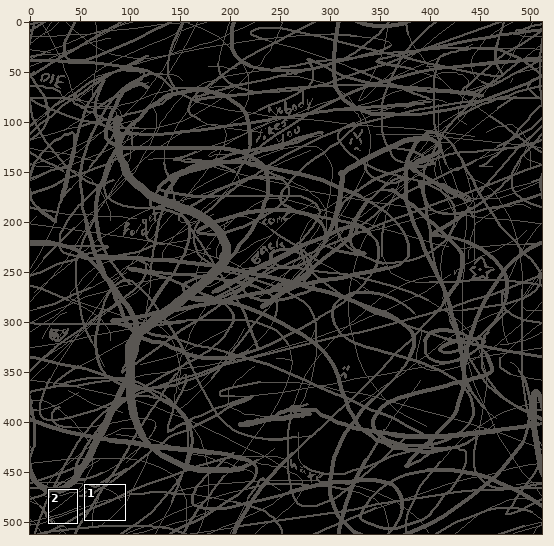
Edited in one commit: pixel-art file (Assets/Sprites/Background/brainBackground.aseprite). The picture above shows the old version from afar; the outline marks the close-up.
Close-up. The starting point:
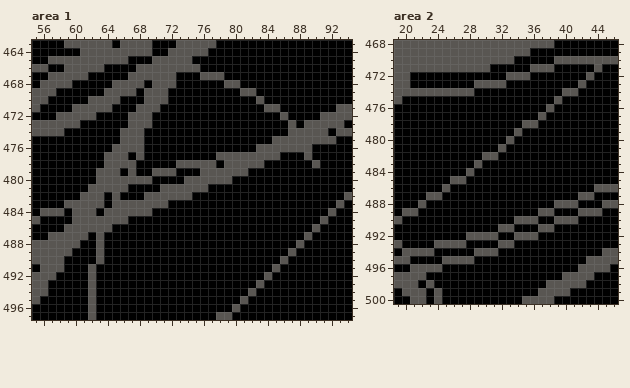
512x512 pixels, 1 frame. Shown: area 1: x 55..94, y 463..497; area 2: x 19..46, y 468..500. The commit also changed other parts of the picture, which this record leaves out.
After:
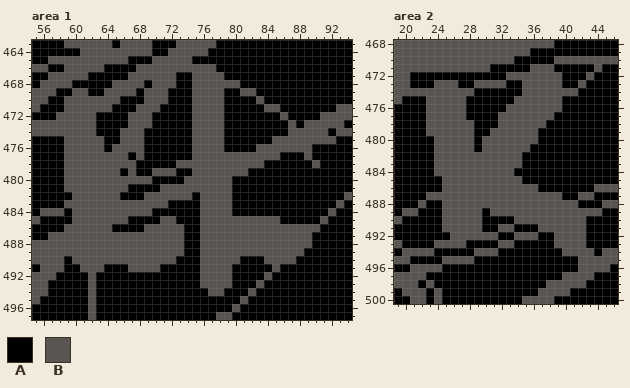
Palette (. is transparent): A #000000  B #595652
Difference:
--- area 1, layer "Emission Map"
@@ x 55..94 @@
 465 AABBBBBBBBBBAAABBBBBAAAAAAAAAAAAAAAAAAAA
-466 BBAABBBBBAAAABBBBBBBBAAAAAAAAAAAAAAAAAAA
-467 AABBBBBAAAAABBBBBBAAABBBAAAAAAAAAAAAAAAA
-468 ABBBBAAAAABBBBABBBAAAAAABBAAAAAAAAAAAAAA
-469 BBBAAAAAABBBBABBBAAAAAAAAABBAAAAAAAAAAAA
-470 BBAAAAABBBBAAABBBAAAAAAAAAAABAAAAAAAAAAA
-471 BAAAABBBBBAAABBBAAAAAAAAAAAAABBAAAAAAABB
-472 AAABBBBBAAAABBBAAAAAAAAAAAAAAAABAAAABBBB
-473 BBBBBBAAAAAABBBAAAAAAAAAAAAAAAAABABBBBBA
-474 BBBBAAAAAAABBBAAAAAAAAAAAAAAAAAABBBBBABB
-475 AAAAAAAAAAABBBAAAAAAAAAAAAAAAABBBBBBBBAA
-476 AAAAAAAAAABBBBAAAAAAAAAAAAAABBBBBBBAAAAA
-477 AAAAAAAAABBBABAAAAAAAAABBBBBBBBAAABAAAAA
-478 AAAAAAAAABBBBAAAAABBBBBABBBBBAAAAAABAAAA
-479 AAAAAAAABBBABAABBBAAABBBBBBAAAAAAAAAAAAA
-480 AAAAAAAABBBBBBBAAAABBBBBBAAAAAAAAAAAAAAA
-481 AAAAAAABBBBBAAAABBBBBBAAAAAAAAAAAAAAAAAA
-482 AAAAAABBBABAAABBBBBBAAAAAAAAAAAAAAAAAAAB
-483 AAAABBBBBABBBBBBBAAAAAAAAAAAAAAAAAAAAABA
-484 ABBBABBBABBBBBBAAAAAAAAAAAAAAAAAAAAAABAA
-485 BAAAABBBBBBBAAAAAAAAAAAAAAAAAAAAAAAABAAA
-486 AAAABBBBBBAAAAAAAAAAAAAAAAAAAAAAAAABAAAA
-487 AABBBBBABAAAAAAAAAAAAAAAAAAAAAAAAABAAAAA
-488 BBBBBBAABAAAAAAAAAAAAAAAAAAAAAAAABAAAAAA
-489 BBBBBAAABAAAAAAAAAAAAAAAAAAAAAAABAAAAAAA
-490 BBBBAAAABAAAAAAAAAAAAAAAAAAAAAABAAAAAAAA
-491 ABBBAAABAAAAAAAAAAAAAAAAAAAAAABAAAAAAAAA
-492 BBBAAAABAAAAAAAAAAAAAAAAAAAAABAAAAAAAAAA
-493 BBAAAAABAAAAAAAAAAAAAAAAAAAABAAAAAAAAAAA
-494 BBAAAAABAAAAAAAAAAAAAAAAAAABAAAAAAAAAAAA
+466 BBAABBBBBAAAABBBBBBBBBBAAAAAAAAAAAAAAAAA
+467 AABBBBBAAAAABBBBBBAABBBBAAAAAAAAAAAAAAAA
+468 ABBBBAAAAABBBBABBBAABBBBBBAAAAAAAAAAAAAA
+469 BBBAABBAABBBBABBBAAABBBBAABBAAAAAAAAAAAA
+470 BBAABBBBBBBAAABBBAAABBBBAAAABAAAAAAAAAAA
+471 BAAABBBBBBAAABBBAAAABBBBAAAAABBAAAAAAABB
+472 AAABBBBBAAAABBBAAAAABBBBAAAAAAABAAAABBBB
+473 BBBBBBBBAAAABBBAAAAABBBBAAAAAAAABABBBBBA
+474 BBBBBBBBAAABBBAAAAAABBBBAAAAAAAABBBBBABB
+475 AAAABBBBBAABBBAAAAAABBBBAAAAAABBBBBBBBAA
+476 AAAABBBBBABBBBAAAAAABBBBAAAABBBBBBBAAAAA
+477 AAAABBBBBBBBABAAAAAABBBBBBBBBBBAAABAAAAA
+478 AAAABBBBBBBBBAAAAABBBBBBBBBBBAAAAAABAAAA
+479 AAAABBBBBBBABAABBBAABBBBBBBAAAAAAAAAAAAA
+480 AAAABBBBBBBBBBBAAAABBBBBBAAAAAAAAAAAAAAA
+481 AAAABBBBBBBBAAAABBBBBBBBBAAAAAAAAAAAAAAA
+482 AAAAABBBBBBAAABBBBBBABBBBAAAAAAAAAAAAAAB
+483 AAAABBBBBBBBBBBBBAAAABBBBAAAAAAAAAAAAABA
+484 ABBBABBBBBBBBBBAAAAAABBBBAAAAAAAAAAAABAA
+485 BAAAABBBBBBBAAAABBAAABBBBBBBBBBAAAAABAAA
+486 AAAABBBBBBAAAABBBBBAABBBBBBBBBBBBBBBAAAA
+487 AABBBBBBBBBBBBBBBBBAABBBBBBBBBBBBBBAAAAA
+488 BBBBBBBBBBBBBBBBBBBAABBBBBBBBBBBBBBAAAAA
+489 BBBBBBBBBBBBBBBBBBBAABBBBBBBBBBBBBAAAAAA
+490 BBBBABBBBBBBBBBBBBAAABBBBBAAABBBBAAAAAAA
+491 ABBBAABBBAAABBBBAAAAABBBBAAAAABAAAAAAAAA
+492 BBBAAAABAAAAAAAAAAAAABBBBAAAABAAAAAAAAAA
+493 BBAAAAABAAAAAAAAAAAAABBBBAAABAAAAAAAAAAA
+494 BBAAAAABAAAAAAAAAAAAAABBAAABAAAAAAAAAAAA
 495 BAAAAAABAAAAAAAAAAAAAAAAAABAAAAAAAAAAAAA
--- area 2, layer "Emission Map"
@@ x 19..46 @@
 471 BBBBBBBBBBBBAAAAABBBAAAAABAA
-472 BBAAAAAAAAAAAABBBAAAAAAABAAA
-473 BBAAAAAAAABBBBAAAAAAAAABAAAA
-474 BBBBBBBBBBAAAAAAAAAAABBAAAAA
-475 BAAAAAAAAAAAAAAAAAAABAAAAAAA
-476 AAAAAAAAAAAAAAAAAAABAAAAAAAA
-477 AAAAAAAAAAAAAAAAAABAAAAAAAAA
-478 AAAAAAAAAAAAAAAABBAAAAAAAAAA
-479 AAAAAAAAAAAAAAABAAAAAAAAAAAA
-480 AAAAAAAAAAAAAABAAAAAAAAAAAAA
-481 AAAAAAAAAAAAABAAAAAAAAAAAAAA
-482 AAAAAAAAAAABBAAAAAAAAAAAAAAA
-483 AAAAAAAAAABAAAAAAAAAAAAAAAAA
-484 AAAAAAAAABAAAAAAAAAAAAAAAAAA
-485 AAAAAAABBAAAAAAAAAAAAAAAAAAA
-486 AAAAAABAAAAAAAAAAAAAAAAAABBB
-487 AAAABBAAAAAAAAAAAAAAAAABBAAA
-488 AAABAAAAAAAAAAAAAAAABBBAAABB
-489 ABBAAAAAAAAAAAAAAABBAAABBBAA
-490 BAAAAAAAAAAAAAABBBAABBBAAAAA
-491 AAAAAAAAAAAAABBAAABBAAAAAAAA
-492 AAAAAAAAABBBBAABBBAAAAAAAAAA
-493 BAAAABBBBAAAABBAAAAAAAAAAAAA
-494 ABBBBAAAAABBBAAAAAAAAAAAAABB
-495 BBAAAABBBBAAAAAAAAAAAAAABBBB
+472 BBAAAAAAAAAAAABBBBBBBAAABAAA
+473 BBAAABBBAABBBBAABBBBBAABAAAA
+474 BBBBBBBBBBAAAAAABBBBBBBAAAAA
+475 BAAABBBBBAAAAAABBBBBBAAAAAAA
+476 AAAABBBBBAAAAABBBBBBBAAAAAAA
+477 AAAABBBBBAAAABBBBBBBAAAAAAAA
+478 AAAABBBBBBAAABBBBBBAAAAAAAAA
+479 AAAABBBBBBAABBBBBBAAAAAAAAAA
+480 AAAAABBBBBABBBBBBBAAAAAAAAAA
+481 AAAAABBBBBABBBBBBAAAAAAAAAAA
+482 AAAAABBBBBBBBBBBAAAAAAAAAAAA
+483 AAAAABBBBBBBBBBBAAAAAAAAAAAA
+484 AAAAABBBBBBBBBBAAAAAAAAAAAAA
+485 AAAAAABBBBBBBBBBAAAAAAAAAAAA
+486 AAAAAABBBBBBBBBBBBAAAAAAABBB
+487 AAAABBBBBBBBBBBBBBBBBAABBAAA
+488 AAABAABBBBBBBBBBBBBBBBBAAABB
+489 ABBAAABBBBBABBBBBBBBBBBBBBAA
+490 BAAAAABBBBBAAAABBBBBBBBBAAAA
+491 AAAAAABBBBBAABBAAABBBBBBAAAA
+492 AAAAAAABBBBBBAABBBAABBBBAAAA
+493 BAAAABBBBAAAABBAAAAABBBBAAAA
+494 ABBBBAAAAABBBAAAAAAAABBBBABB
+495 BBAAAABBBBAAAAAAAAAAAAABBBBB
 496 AABBBBAAAAAAAAAAAAAAAAABBBBA
Changed places in both close-ups, as pixel boxes (x1, y1, x2, y2):
changed: (64, 64, 312, 296)
changed: (426, 72, 594, 264)
